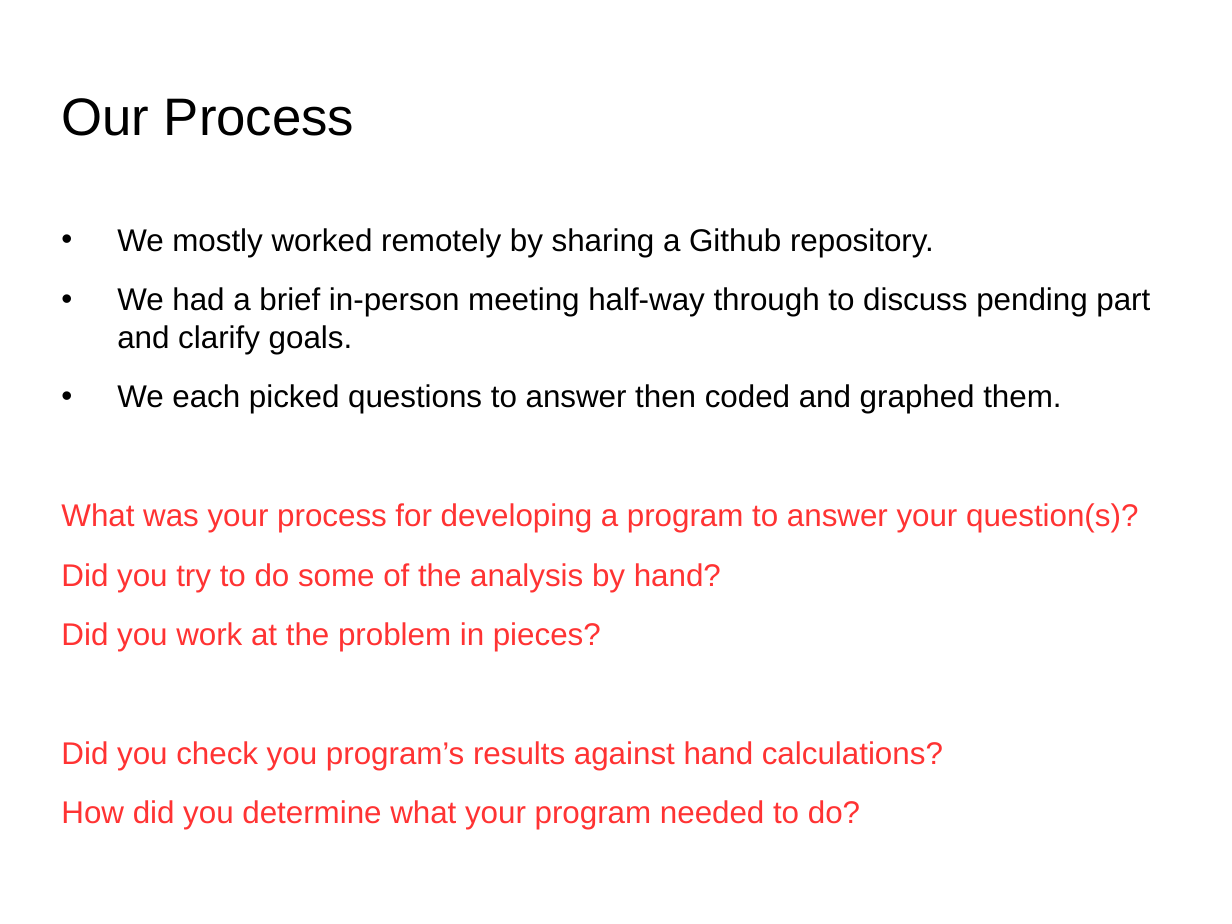
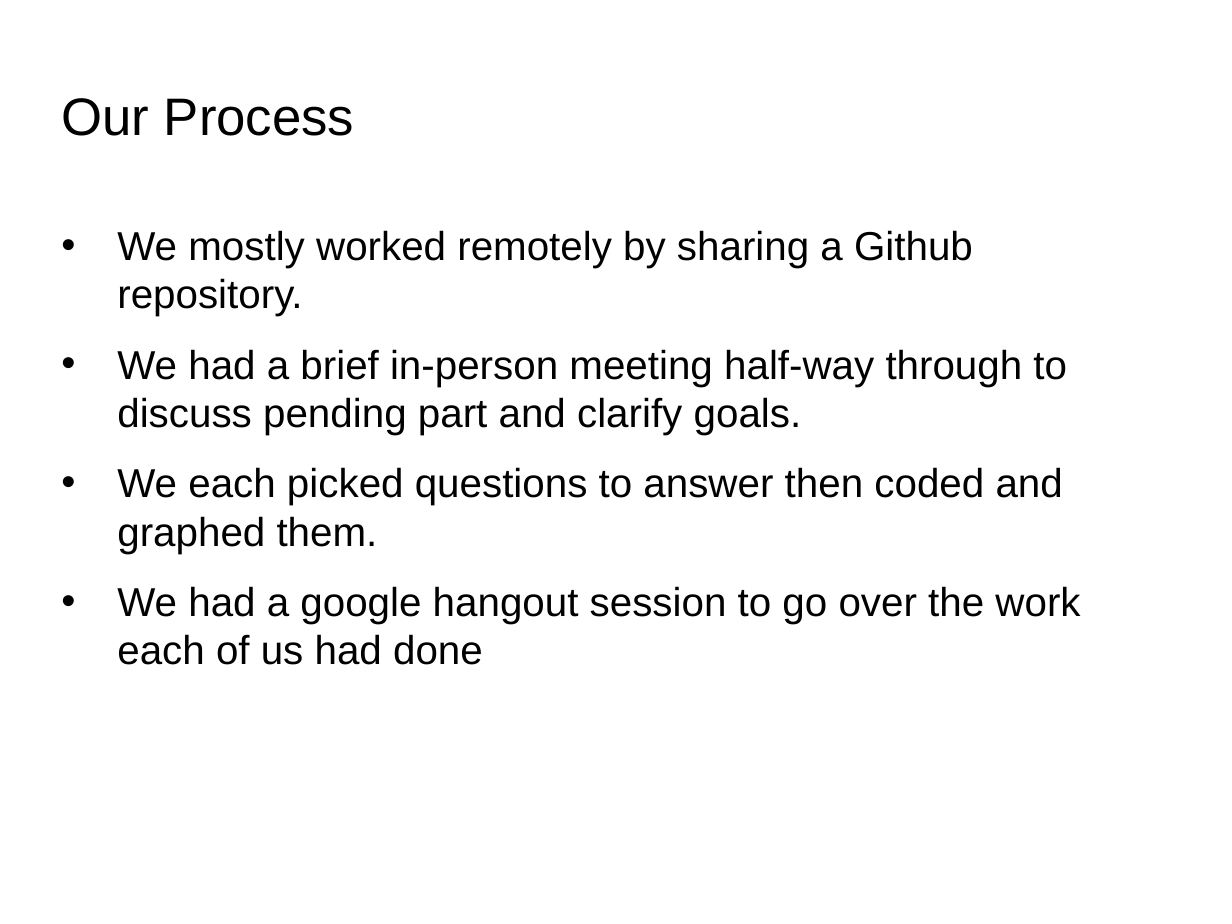
Before and after one commit to tawrahim/PCP_Final_Project, a slide deck: slide 7 of presentation.ppt. Drawn at 1232x924 pixels with LibreOffice and Linux fonts; fonts in the diff are those of the drawing; background and template pictures are left out. Boxes give left, top, right and bottom in pixels: in the first picture for what was removed or moved away, otherwise in the second. Text is boxed around its words. In the diff, an @@ line names an element or a change of style, - is before the commit and + after.

```diff
--- a/presentation.ppt
+++ b/presentation.ppt
@@ text at (117, 230, 1067, 554): size 20.1 to 26 pt in "We mostly worked remotely by sharing a ...", "We had a brief in-person meeting half-way ...", "We each picked questions to answer then ..." @@
@@ text at (117, 586, 1080, 665): text changed; size 20.1 to 26 pt; text colour #FF3333 to #000000 @@
-What was your process for developing a program to answer your question(s)?
-Did you try to do some of the analysis by hand?
-Did you work at the problem in pieces?
-Did you check you program’s results against hand calculations?
-How did you determine what your program needed to do?
+• We had a google hangout session to go over the work each of us had done
```
Also in this commit, not shown: 3 other slides changed, 1 slide added, 2 slides removed, 1 other file.
